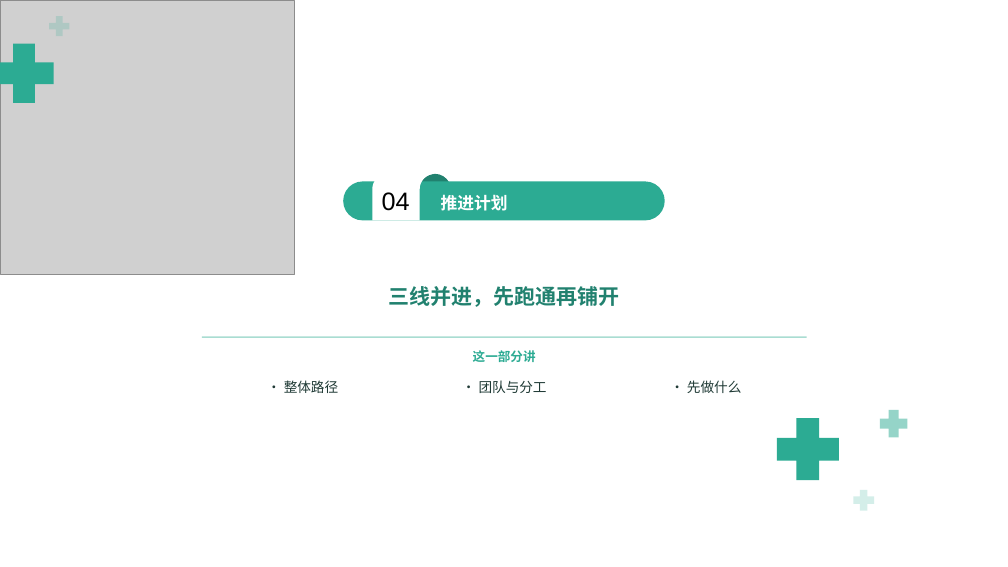
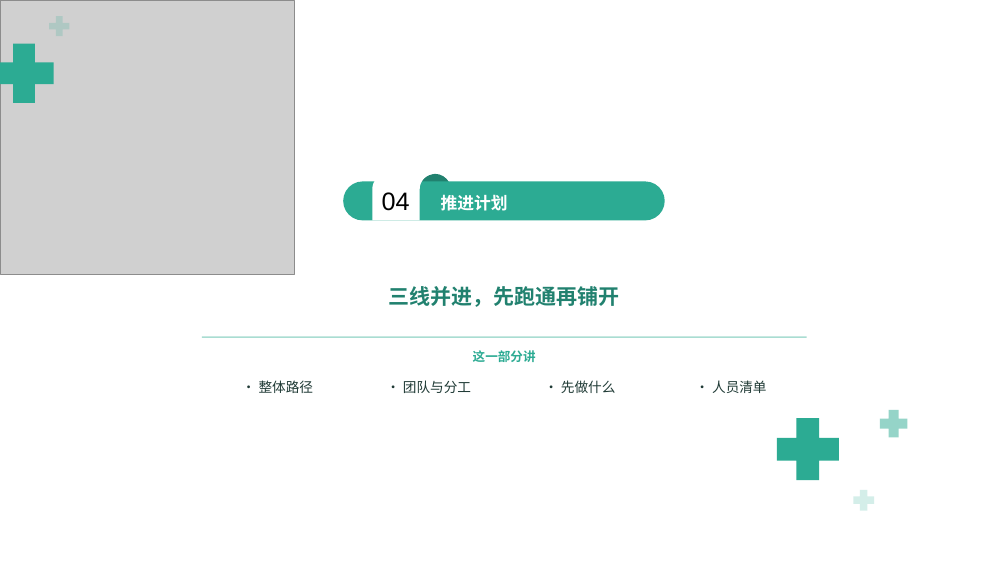
Before and after one commit to keanying/relevance, a slide deck: slide 47 of AI＋数据平台_老板汇报_明细版.pptx. Drawn at 1008x567 pixels with LibreOffice and Linux fonts; fonts in the diff are those of the drawing; grey boxes stand for pictures; background and template pictures are left out. Boxes give left, top, right and bottom in pixels: in the first picture for what was removed or moved away, otherwise in the second. Text is boxed around its words. In the diff, an @@ line names an element or a change of style, - is before the commit and + after.

```diff
--- a/AI＋数据平台_老板汇报_明细版.pptx
+++ b/AI＋数据平台_老板汇报_明细版.pptx
@@ text "· 整体路径": place and size @@
-text "· 整体路径" at [284, 380, 338, 393]
+text "· 整体路径" at [259, 380, 313, 393]
@@ text "· 团队与分工": place and size @@
-text "· 团队与分工" at [479, 380, 547, 393]
+text "· 团队与分工" at [403, 380, 471, 393]
@@ text "· 先做什么": place and size @@
-text "· 先做什么" at [687, 380, 741, 393]
+text "· 先做什么" at [561, 380, 615, 393]
@@ text added at [712, 380, 766, 393], 13 pt, text #1F3A35 @@
+· 人员清单
```
Also in this commit, not shown: 1 other slide changed, 2 slides added.
